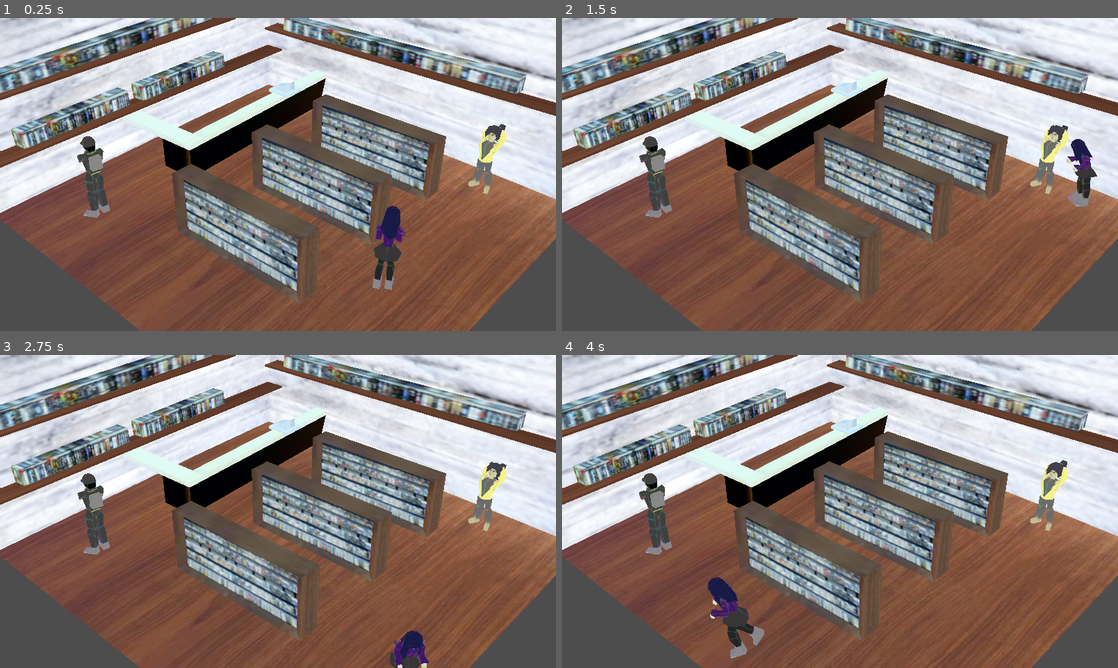
Above: before the commit, frames 1-4 (two rows, left to right).
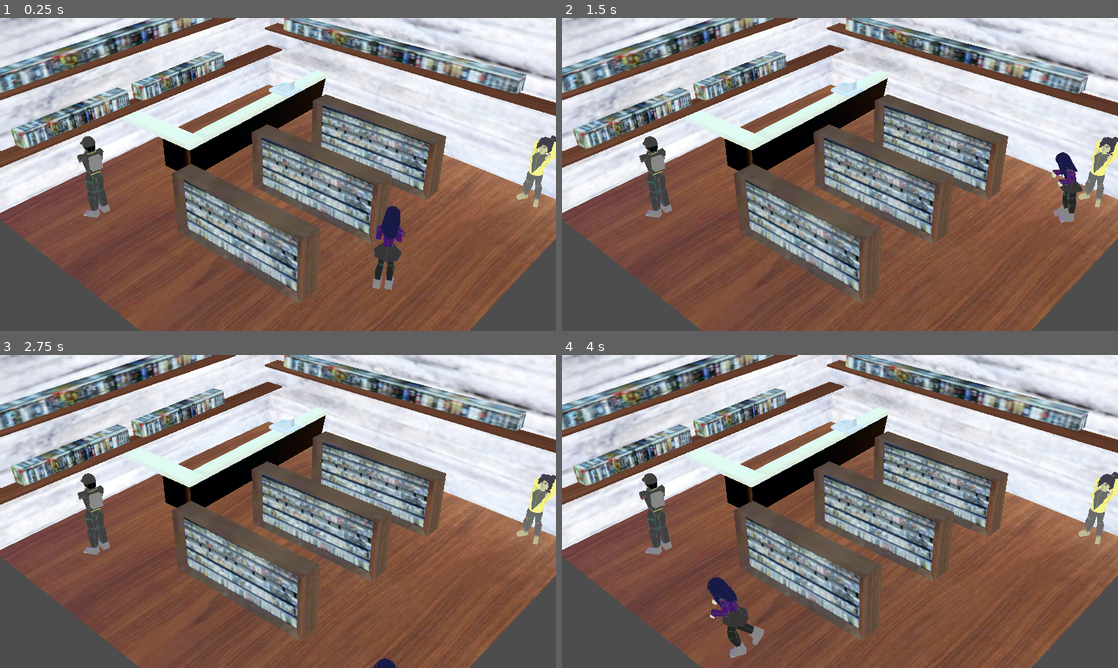
Above: after the commit, the same moments.

Repository: SteeRevo/ClassRPG
Game: Godot game, scene res://Visual_novel_scene/visual_novel_scene.tscn
Two runs of this game, one before a commit and one after it. Both use one fixed random seed, a clock stepped at 60 frames per second and the inputs below. This scene is started directly instead of the project's main scene.
Inputs:
- Up to frame 1 (0.25 s): no input
- Up to frame 2 (1.5 s): hold D (Attack) 0.53-1.28 s; tap A (Guard) at 0.8, 1.35 s
- Up to frame 3 (2.75 s): tap S (Rotate) at 1.55 s; hold S (Rotate) from 2.03 s (still down); tap D (Attack) at 2.3 s
- Up to frame 4 (4 s): release S (Rotate) at 2.78 s; tap D (Attack) at 2.85 s; tap A (Guard) at 3.05 s; hold A (Guard) from 3.53 s (still down); tap S (Rotate) at 3.8 s

The runs differ from the first frame. In frame 1, 1.3% of the frame differs, in the area x 84-100%, y 33-61%; in frame 2, 2.4%, in the area x 84-100%, y 34-66%; in frame 3, 2.0%; in frame 4, 1.4%.

Commit message:
i dont remember what i changed

Diff:
--- a/ClassRPG/BattleScene/BattleManager.gd
+++ b/ClassRPG/BattleScene/BattleManager.gd
@@ -129,6 +129,10 @@
 	for unit in unit_list:
 		unit.available = true
 		unit.is_guarding = false"
+	if len(enemy_units) == 0:
+		print_debug("Battle end")
+		SceneManager.change_to_previous()
+		return
 	start_turn_tracker()
 	_change_state('chooseturn')
 
@@ -159,7 +163,7 @@
 		if BattleSettings.current_player_units.find(unit.name) == -1:
 			player_units_path.remove_child(unit)
 	for enemy in BattleSettings.enemy_units:
-		var enemy_unit = load(enemy).instantiate()
+		var enemy_unit = enemy.instantiate()
 		enemy_units_path.add_child(enemy_unit)
 		enemy_unit.startingBG = counter
 		print(counter)
--- a/ClassRPG/BattleScene/BattleScene.tscn
+++ b/ClassRPG/BattleScene/BattleScene.tscn
@@ -16,7 +16,6 @@
 [ext_resource type="PackedScene" uid="uid://c5k6qoafi2xk0" path="res://Unit/Sam/sam.tscn" id="12_ut382"]
 [ext_resource type="PackedScene" uid="uid://c6utwxw5mbu1i" path="res://Unit/Phyllis/phyllis.tscn" id="13_hdh7v"]
 [ext_resource type="PackedScene" uid="uid://bh0fcxntildja" path="res://Unit/BB/bb.tscn" id="14_epfdn"]
-[ext_resource type="PackedScene" uid="uid://cd41j8l1kes3p" path="res://Unit/Enemy/enemy_1.tscn" id="16_hetvf"]
 [ext_resource type="Script" path="res://BattleScene/Battleground/Battleground.gd" id="18_aducu"]
 [ext_resource type="FontFile" uid="uid://cmt2y2ujfu4h2" path="res://UI/fonts/AudioNugget.ttf" id="18_ytc6m"]
 [ext_resource type="Script" path="res://BattleScene/SkillDamage.gd" id="21_2hxki"]
@@ -396,18 +395,6 @@
 
 [node name="EnemyUnits" type="Node" parent="BattleManager"]
 
-[node name="Enemy1" parent="BattleManager/EnemyUnits" instance=ExtResource("16_hetvf")]
-attack = 6
-
-[node name="Enemy2" parent="BattleManager/EnemyUnits" instance=ExtResource("16_hetvf")]
-attack = 6
-startingBG = 1
-
-[node name="Enemy3" parent="BattleManager/EnemyUnits" instance=ExtResource("16_hetvf")]
-attack = 6
-speed = 2
-startingBG = 3
-
 [node name="EnemyBGs" type="Node" parent="BattleManager"]
 
 [node name="Battleground" type="Node3D" parent="BattleManager/EnemyBGs"]
--- /dev/null
+++ b/ClassRPG/City/city.tscn
@@ -0,0 +1,38 @@
+[gd_scene load_steps=7 format=3 uid="uid://cbw4y1q562ee8"]
+
+[ext_resource type="PackedScene" uid="uid://buwi3guijpex5" path="res://City/City_scene.glb" id="1_brur5"]
+[ext_resource type="PackedScene" uid="uid://bhys2r0vdx3q5" path="res://Environment/OverworldUnits/phyllis_overworld.tscn" id="2_x2m4q"]
+[ext_resource type="PackedScene" uid="uid://cv25xab3f20tr" path="res://Environment/ps1Filter.tscn" id="3_tri5r"]
+
+[sub_resource type="ProceduralSkyMaterial" id="ProceduralSkyMaterial_j0l2l"]
+sky_top_color = Color(0, 0.4, 0.94902, 1)
+sky_horizon_color = Color(0.501961, 0.639216, 1, 1)
+ground_bottom_color = Color(0.792605, 0.703028, 0.533635, 1)
+ground_horizon_color = Color(0.5, 0.636719, 0.996094, 1)
+
+[sub_resource type="Sky" id="Sky_jo6oc"]
+sky_material = SubResource("ProceduralSkyMaterial_j0l2l")
+
+[sub_resource type="Environment" id="Environment_8rwct"]
+background_mode = 2
+sky = SubResource("Sky_jo6oc")
+
+[node name="City" type="Node3D"]
+
+[node name="City_scene" parent="." instance=ExtResource("1_brur5")]
+transform = Transform3D(0.0377858, 0, 0, 0, 0.0377858, 0, 0, 0, 0.0377858, -0.977543, 0.00390086, -0.0109207)
+
+[node name="WorldEnvironment" type="WorldEnvironment" parent="."]
+environment = SubResource("Environment_8rwct")
+
+[node name="PhyllisOverworld" parent="." node_paths=PackedStringArray("camera") instance=ExtResource("2_x2m4q")]
+transform = Transform3D(0.555033, 0, -0.831828, 0, 1, 0, 0.831828, 0, 0.555033, -0.260569, -0.19329, 4.61096)
+camera = NodePath("../Camera3D")
+
+[node name="Camera3D" type="Camera3D" parent="."]
+transform = Transform3D(0.127975, -0.486834, 0.864069, 0, 0.871233, 0.49087, -0.991777, -0.062819, 0.111496, 0.903311, 0.556406, 4.44019)
+current = true
+fov = 74.1499
+
+[node name="Filter" parent="." instance=ExtResource("3_tri5r")]
+transform = Transform3D(0.928111, 0.0387952, 0.370276, 0.10958, 0.922036, -0.371271, -0.355812, 0.385156, 0.8515, -41.1564, -5.95425, -28.3115)
--- a/ClassRPG/DialoguePlayer.gd
+++ b/ClassRPG/DialoguePlayer.gd
@@ -14,6 +14,8 @@
 var bb_portrait = preload("res://Visual_novel_scene/bb_portrait.png")
 var phyllis_portrait = preload("res://Visual_novel_scene/sophie_portraits.png")
 var sam_portrait = preload("res://Visual_novel_scene/sam_portraits.png")
+
+@onready var finished_displaying = false
 
 
 
@@ -32,7 +34,10 @@
 		return test_json_conv.get_data()
 
 func show_text(text):
-	text_label.text = text
+	text_label.display_text(text)
+
+func advance_full_text():
+	text_label.advance_full_text()
 
 func next_line(text_key):
 	text_index += 1
@@ -40,6 +45,7 @@
 		var speaker = scene_text[text_key][text_index][0]
 		var speaker_emote = scene_text[text_key][text_index][1]
 		change_portrait(speaker, speaker_emote)
+
 		var text = scene_text[text_key][text_index][2]
 		show_text(text)
 	else:
@@ -56,7 +62,11 @@
 	SignalBus.emit_signal("in_dialogue", false)
 
 func on_display_dialogue(text_key):
-	if in_progress:
+	if in_progress and !finished_displaying:
+		finished_displaying = true
+		advance_full_text()
+	elif in_progress and finished_displaying:
+		finished_displaying = false
 		next_line(text_key)
 	else:
 		SignalBus.emit_signal("in_dialogue", true)
@@ -69,6 +79,7 @@
 		var text = scene_text[text_key][text_index][2]
 		text_size = scene_text[text_key].size()
 		change_portrait(speaker, speaker_emote)
+		finished_displaying = false
 		show_text(text)
 
 "SQUINT, SHADOW, SMILE, UPSET, CHILL, DISAPPOINTED, JOKING, SURPRISED, SIGH"
@@ -148,3 +159,7 @@
 					portrait.frame = PortraitEnums.PORTRAITS_SAM.SLEEPY
 				"serious":
 					portrait.frame = PortraitEnums.PORTRAITS_SAM.SERIOUS
+
+
+func _on_text_label_finished_displaying():
+	finished_displaying = true
--- a/ClassRPG/SceneManager/BattleSettings.gd
+++ b/ClassRPG/SceneManager/BattleSettings.gd
@@ -7,6 +7,7 @@
 
 
 func add_enemy(enemy_list):
+	enemy_units.clear()
 	for enemy in enemy_list:
 		enemy_units.append(enemy)
 	print(enemy_list)
--- a/ClassRPG/SceneManager/SceneManager.gd
+++ b/ClassRPG/SceneManager/SceneManager.gd
@@ -17,3 +17,12 @@
 	previous_scene = current_scene
 	root.remove_child(current_scene)
 	root.add_child(new_scene)
+
+func change_to_previous():
+	call_deferred("_deferred_scene_switch_prev")
+
+func _deferred_scene_switch_prev():
+	var current_scene = root.get_child(root.get_child_count() - 1)
+	root.remove_child(current_scene)
+	root.add_child(previous_scene)
+	current_scene.free()
--- a/ClassRPG/Visual_novel_scene/BattleChanger.gd
+++ b/ClassRPG/Visual_novel_scene/BattleChanger.gd
@@ -1,10 +1,11 @@
 extends Area3D
 
 @export var new_scene = preload("res://BattleScene/BattleScene.tscn").instantiate()
-@export var enemy_arr = []
+@export var enemy_arr:Array[PackedScene] = []
 
 func _on_body_entered(body):
-	if body.name == "SamOverworld":
+	if body.name == "PhyllisOverworld":
 		var current_scene = get_node("/root/Visual Novel Scene")
 		BattleSettings.add_enemy(enemy_arr)
 		SceneManager.change_scene(current_scene, new_scene)
+		set_deferred("monitoring", false)
--- /dev/null
+++ b/ClassRPG/Visual_novel_scene/TextBox.gd
@@ -0,0 +1,42 @@
+extends Label
+
+@onready var timer = $Timer
+var inputText = ""
+var letter_index = 0
+
+var letter_time = 0.03
+var space_time = 0.06
+var punctuation_time = 0.02
+
+signal finished_displaying
+
+func display_text(text_to_display: String):
+	inputText = text_to_display
+	letter_index = 0
+	text = ""
+
+	_display_letter()
+
+func _display_letter():
+	text += inputText[letter_index]
+
+	letter_index += 1
+	if letter_index >= inputText.length():
+		timer.stop()
+		finished_displaying.emit()
+		return
+	else:
+		match inputText[letter_index]:
+			"!",".",",","?":
+				timer.start(punctuation_time)
+			" ":
+				timer.start(space_time)
+			_:
+				timer.start(letter_time)
+
+func advance_full_text():
+	text = inputText
+	timer.stop()
+
+func _on_timer_timeout():
+	_display_letter()
--- a/ClassRPG/Visual_novel_scene/dialogue_player.tscn
+++ b/ClassRPG/Visual_novel_scene/dialogue_player.tscn
@@ -1,6 +1,7 @@
-[gd_scene load_steps=2 format=3 uid="uid://bcxru1sbmv1lu"]
+[gd_scene load_steps=3 format=3 uid="uid://bcxru1sbmv1lu"]
 
 [ext_resource type="Script" path="res://DialoguePlayer.gd" id="1_xeats"]
+[ext_resource type="Script" path="res://Visual_novel_scene/TextBox.gd" id="2_85p2m"]
 
 [node name="DialoguePlayer" type="CanvasLayer"]
 process_mode = 3
@@ -18,7 +19,10 @@
 offset_top = 475.0
 offset_right = 881.0
 offset_bottom = 589.0
-autowrap_mode = 1
+autowrap_mode = 2
+script = ExtResource("2_85p2m")
+
+[node name="Timer" type="Timer" parent="TextLabel"]
 
 [node name="PortraitBG" type="ColorRect" parent="."]
 offset_left = 268.0
@@ -32,3 +36,6 @@
 scale = Vector2(1.46875, 1.46875)
 hframes = 5
 vframes = 2
+
+[connection signal="finished_displaying" from="TextLabel" to="." method="_on_text_label_finished_displaying"]
+[connection signal="timeout" from="TextLabel/Timer" to="TextLabel" method="_on_timer_timeout"]
--- a/ClassRPG/Visual_novel_scene/visual_novel_scene.tscn
+++ b/ClassRPG/Visual_novel_scene/visual_novel_scene.tscn
@@ -10,6 +10,7 @@
 [ext_resource type="PackedScene" uid="uid://cv25xab3f20tr" path="res://Environment/ps1Filter.tscn" id="7_ud7lf"]
 [ext_resource type="PackedScene" uid="uid://cwfu2uph0jpq5" path="res://SceneManager/battle_changer.tscn" id="8_lc1n3"]
 [ext_resource type="PackedScene" uid="uid://c5k6qoafi2xk0" path="res://Unit/Sam/sam.tscn" id="8_n6hqa"]
+[ext_resource type="PackedScene" uid="uid://cd41j8l1kes3p" path="res://Unit/Enemy/enemy_1.tscn" id="11_o3ml2"]
 
 [sub_resource type="Environment" id="Environment_448sm"]
 background_mode = 2
@@ -84,7 +85,7 @@
 transform = Transform3D(-0.0320046, 0, -0.00471746, 0, 0.0323503, 0, 0.00471746, 0, -0.0320046, -0.0627446, 0.00105913, -0.0749547)
 
 [node name="samNPC" type="StaticBody3D" parent="."]
-transform = Transform3D(0.677221, 0, 0, 0, 0.677221, 0, 0, 0, 0.677221, -0.623973, 0, -0.972067)
+transform = Transform3D(0.677221, 0, 0, 0, 0.677221, 0, 0, 0, 0.677221, -0.716929, 0, -1.16039)
 script = ExtResource("4_nbjb0")
 
 [node name="CollisionShape3D" type="CollisionShape3D" parent="samNPC"]
@@ -117,6 +118,12 @@
 transform = Transform3D(0.928112, 0.0387952, 0.370277, 0.10958, 0.922037, -0.371271, -0.355812, 0.385157, 0.851501, -1.22458, 2.7702, -6.68106)
 
 [node name="BattleChanger" parent="." instance=ExtResource("8_lc1n3")]
+transform = Transform3D(1, 0, 0, 0, 1, 0, 0, 0, 1, -0.637831, 0, -0.338403)
+enemy_arr = Array[PackedScene]([ExtResource("11_o3ml2")])
+
+[node name="BattleChanger2" parent="." instance=ExtResource("8_lc1n3")]
+transform = Transform3D(1, 0, 0, 0, 1, 0, 0, 0, 1, 0.0564711, 0, -0.504045)
+enemy_arr = Array[PackedScene]([ExtResource("11_o3ml2")])
 
 [node name="WorldBounds" type="Node3D" parent="."]
 
--- /dev/null
+++ b/ClassRPG/city_scene.tscn
@@ -0,0 +1,8 @@
+[gd_scene load_steps=2 format=3 uid="uid://cnb8s0o51vigq"]
+
+[ext_resource type="PackedScene" uid="uid://buwi3guijpex5" path="res://City/City_scene.glb" id="1_xxbfh"]
+
+[node name="City_scene" instance=ExtResource("1_xxbfh")]
+
+[node name="Plane_001" parent="." index="4"]
+transform = Transform3D(-520.856, 0, 0, 0, -150.216, 0, 0, 0, -490.138, -30.4444, -6.358, -29.5837)
Not shown: 1 places in ClassRPG/BattleScene/BattleScene.tscn that only renumber resources
Binary file added: ClassRPG/City/City_scene.glb
Not shown, added: ClassRPG/City/City_scene.glb.import
Binary file added: ClassRPG/City/City_scene_BuildingsDerelict0132_350.png
Not shown, added: ClassRPG/City/City_scene_BuildingsDerelict0132_350.png.import
Binary file added: ClassRPG/City/City_scene_Roads0172_1_350.png
Not shown, added: ClassRPG/City/City_scene_Roads0172_1_350.png.import
Binary file added: ClassRPG/City/City_scene_apartments.png
Not shown, added: ClassRPG/City/City_scene_apartments.png.import
Binary file added: ClassRPG/City/City_scene_brickwall.png
Not shown, added: ClassRPG/City/City_scene_brickwall.png.import
Binary file added: ClassRPG/City/City_scene_desert.png
(and 14 more such lines)
